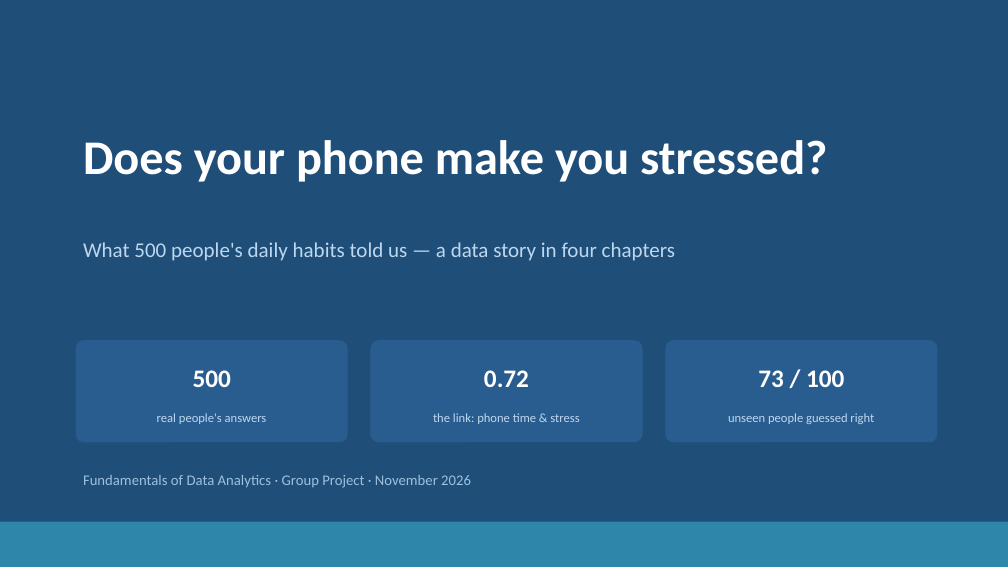
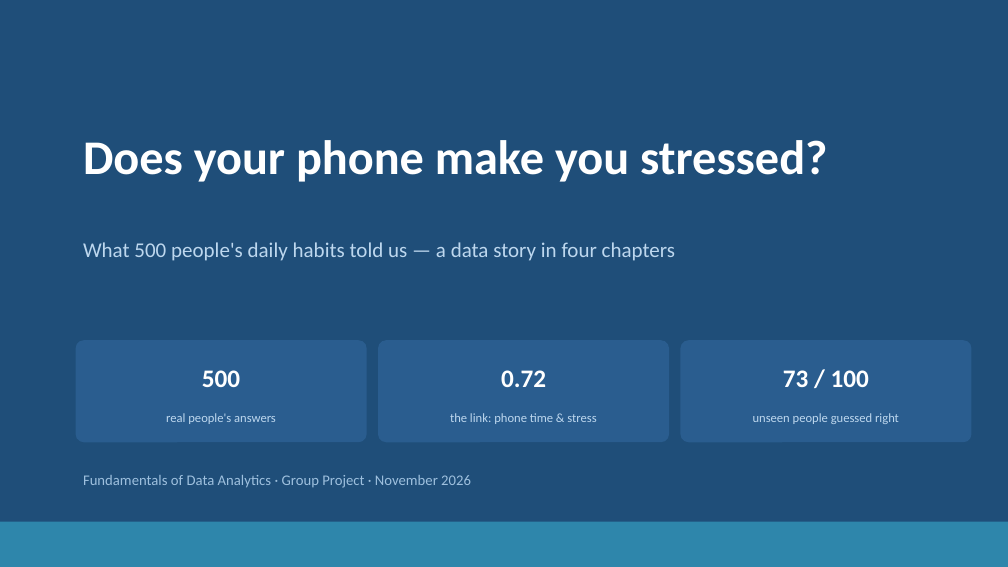
Before and after one commit to jaismine19/social-media-stress-analysis, a slide deck: slide 1 of presentation/Social_Media_Stress_Presentation.pptx. Drawn at 1008x567 pixels with LibreOffice and Linux fonts; fonts in the diff are those of the drawing. Boxes give left, top, right and bottom in pixels: in the first picture for what was removed or moved away, otherwise in the second. Text is boxed around its words. In the diff, an @@ line names an element or a change of style, - is before the commit and + after.

Commit message:
Enforce strict layout grid: identical margins, panel sizes, chip positions and takeaway bars on every slide

```diff
--- a/presentation/Social_Media_Stress_Presentation.pptx
+++ b/presentation/Social_Media_Stress_Presentation.pptx
@@ text "500": place and size @@
-text "500" at [193,370,231,387]
+text "500" at [202,370,240,387]
@@ rounded rectangle: place and size @@
-rounded rectangle at [76,340,348,442]
+rounded rectangle at [76,340,367,442]
@@ text "0.72": place and size @@
-text "0.72" at [484,370,529,387]
+text "0.72" at [501,370,546,387]
@@ rounded rectangle: place and size @@
-rounded rectangle at [371,340,643,442]
+rounded rectangle at [378,340,669,442]
@@ text "73 / 100": place and size @@
-text "73 / 100" at [758,370,844,387]
+text "73 / 100" at [783,370,869,387]
@@ rounded rectangle: place and size @@
-rounded rectangle at [665,340,938,442]
+rounded rectangle at [681,340,972,442]
@@ text "real people's answers": place and size @@
-text "real people's answers" at [157,413,267,424]
+text "real people's answers" at [166,413,276,424]
@@ text "the link: phone time & ...": place and size @@
-text "the link: phone time & ..." at [433,413,579,424]
+text "the link: phone time & ..." at [450,413,596,424]
@@ text "unseen people guessed right": place and size @@
-text "unseen people guessed right" at [728,413,874,424]
+text "unseen people guessed right" at [753,413,899,424]
```
Also in this commit, not shown: 18 other slides changed.
